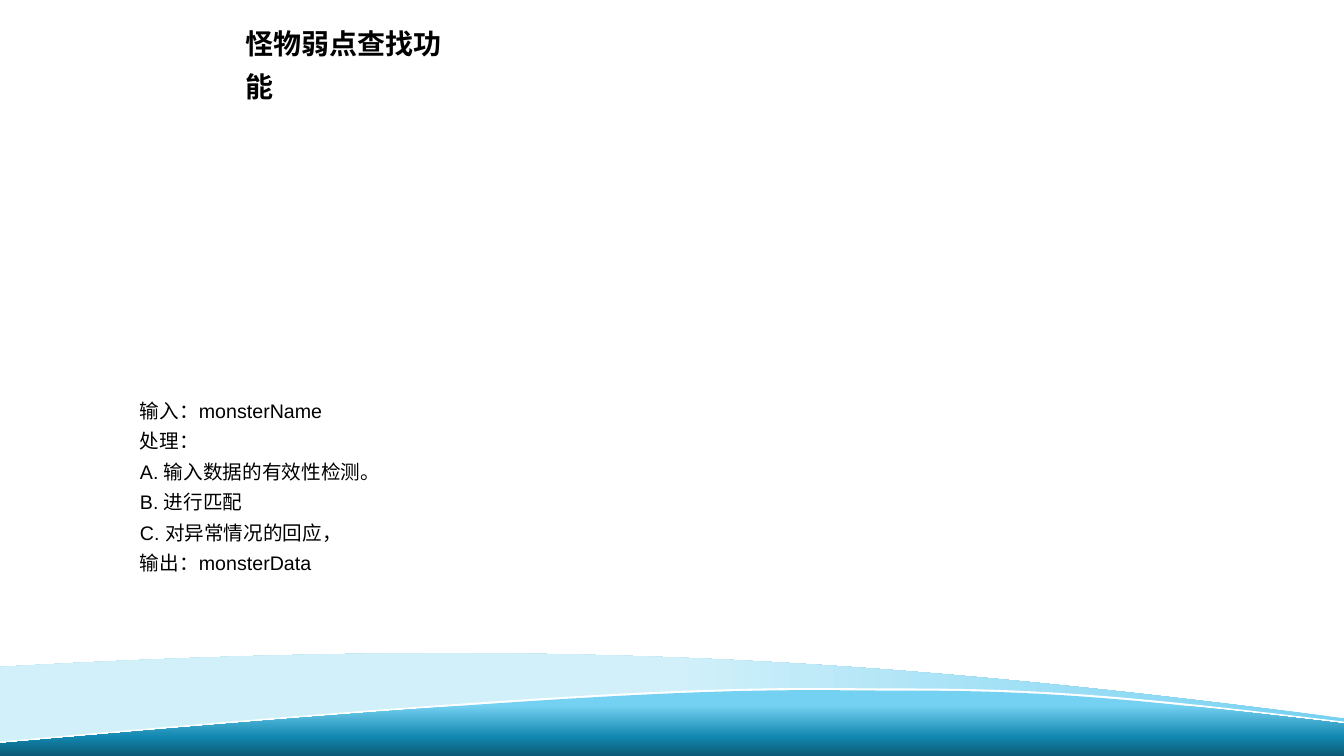
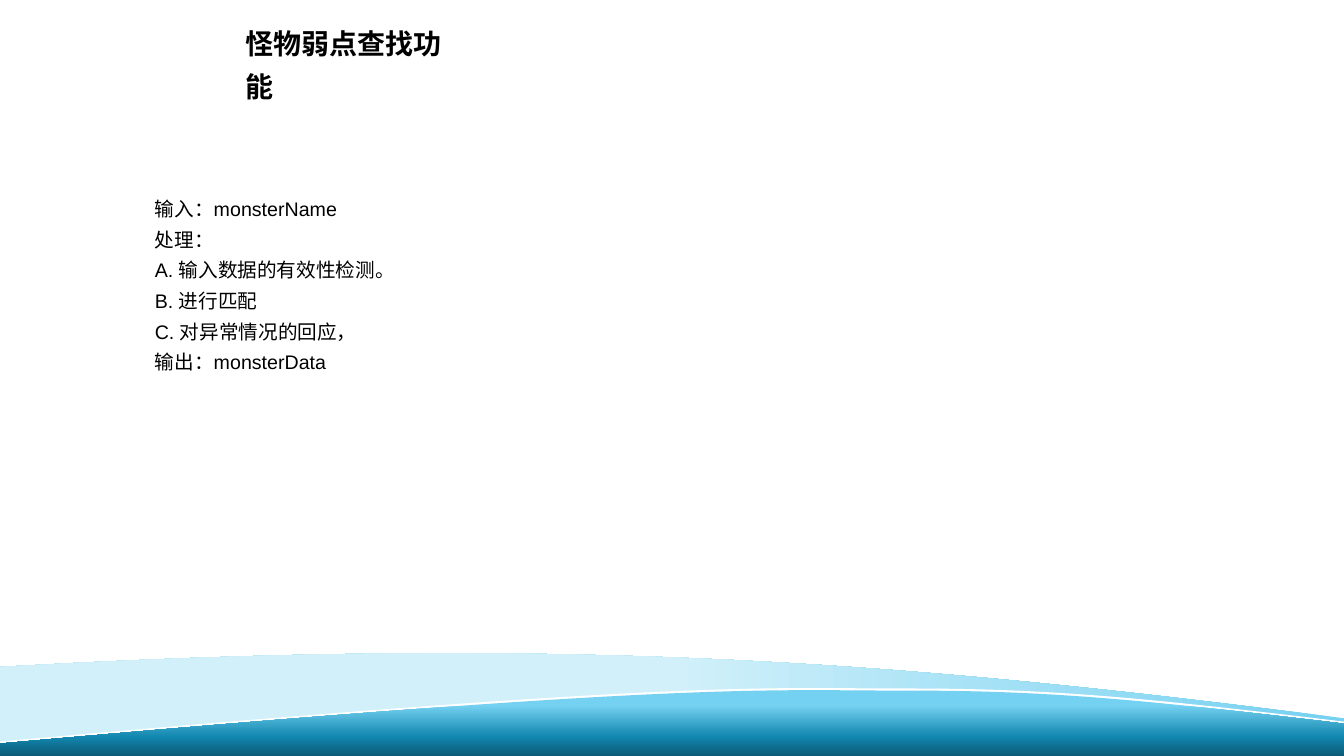
Before and after one commit to davejunction/MHWhelper, a slide deck: slide 7 of SE2019春-G24-SRS软件需求说明书.pptx. Drawn at 1344x756 pixels with LibreOffice and Linux fonts; fonts in the diff are those of the drawing; background and template pictures are left out. Boxes give left, top, right and bottom in pixels: in the first picture for what was removed or moved away, otherwise in the second. Text is boxed around its words. In the diff, an @@ line names an element or a change of style, - is before the commit and + after.

```diff
--- a/SE2019春-G24-SRS软件需求说明书.pptx
+++ b/SE2019春-G24-SRS软件需求说明书.pptx
@@ text "输入：monsterName": place and size @@
-text "输入：monsterName" at (140,401,380,572)
+text "输入：monsterName" at (155,199,395,371)
```
Also in this commit, not shown: 4 other slides changed, 6 slides added.
